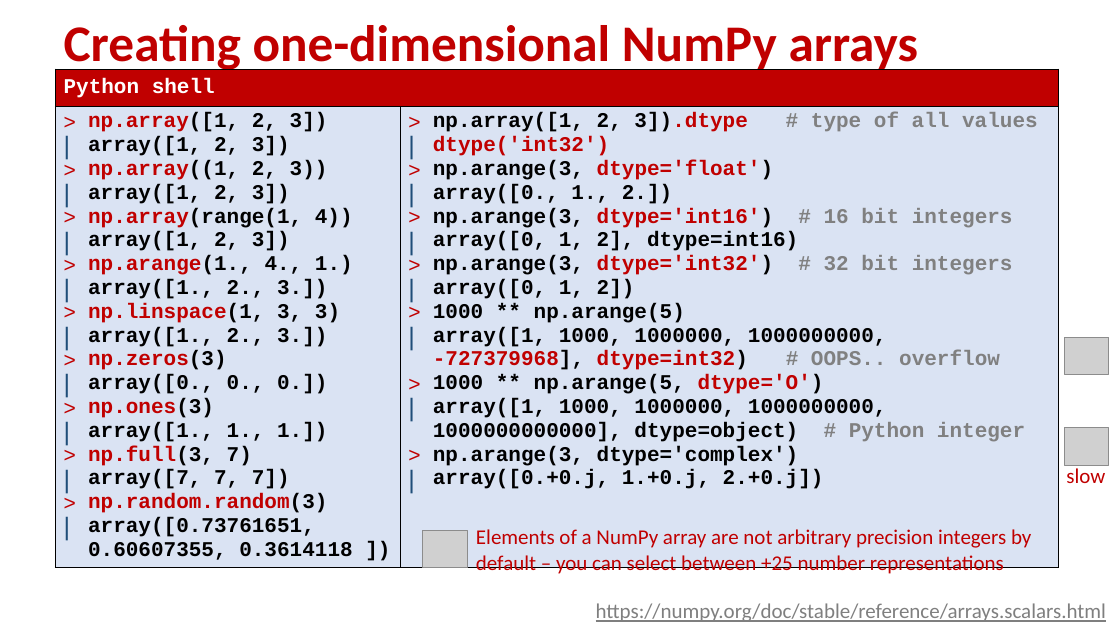
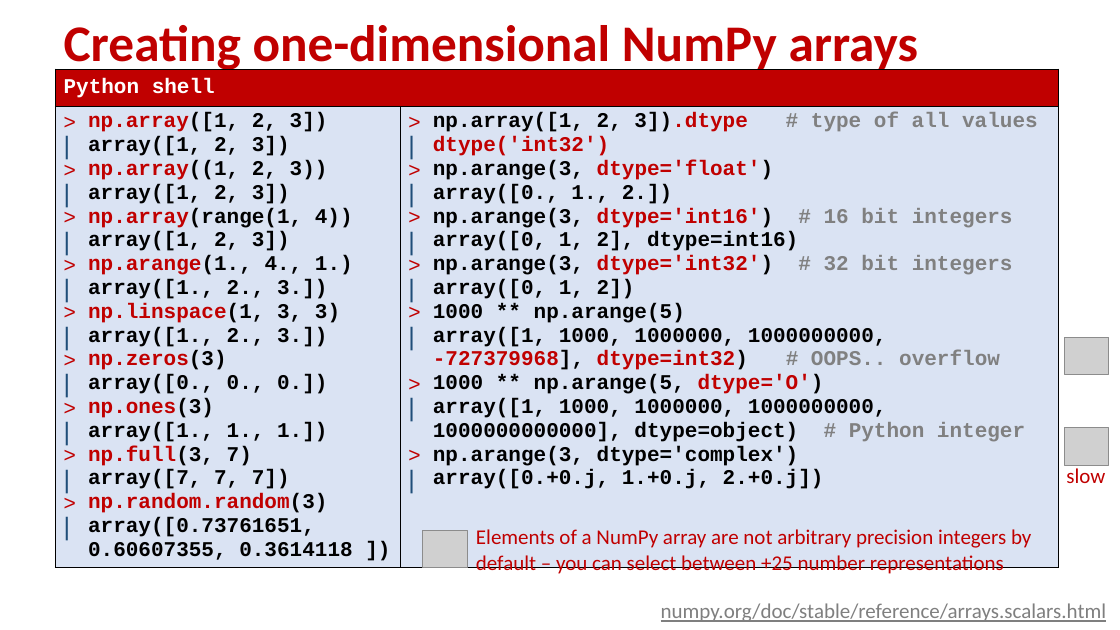
Before and after one commit to gsbrodal/gsbrodal.github.io, a slide deck: slide 8 of ipsa/slides/numpy.pptx. Drawn at 1120x630 pixels with LibreOffice and Linux fonts; fonts in the diff are those of the drawing; grey boxes stand for pictures. Boxes give left, top, right and bottom in pixels: in the first picture for what was removed or moved away, otherwise in the second. Text is boxed around its words. In the diff, an @@ line names an element or a change of style, - is before the commit and + after.

Commit message:
all-slides-with-answers.pdf all-slides.pdf numpy.pdf numpy.pptx

```diff
--- a/ipsa/slides/numpy.pptx
+++ b/ipsa/slides/numpy.pptx
@@ text at bbox=[661, 603, 1106, 622]: text changed @@
-https://numpy.org/doc/stable/reference/arrays.scalars.html
+numpy.org/doc/stable/reference/arrays.scalars.html
```
Also in this commit, not shown: 7 other slides changed, 3 other files.
